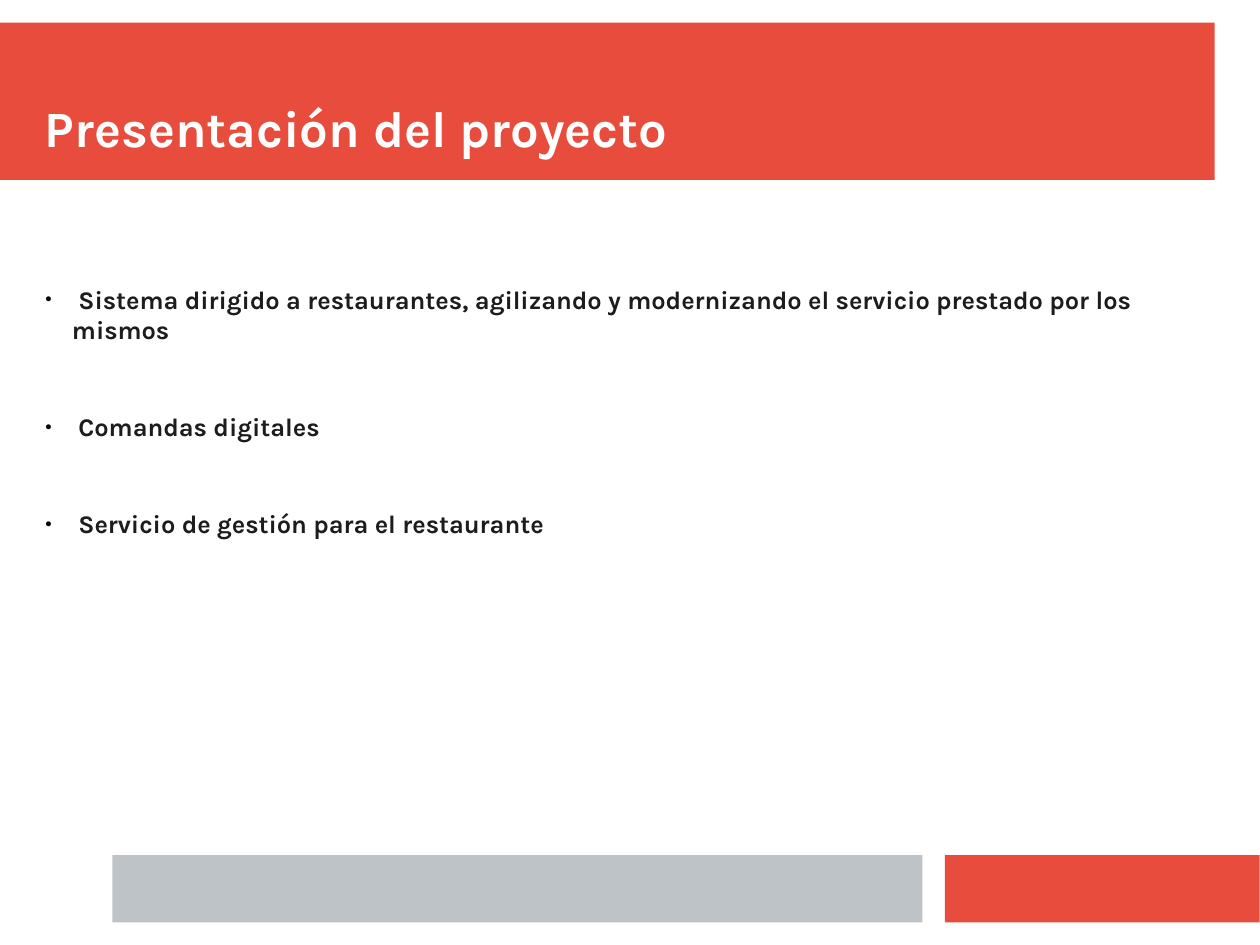
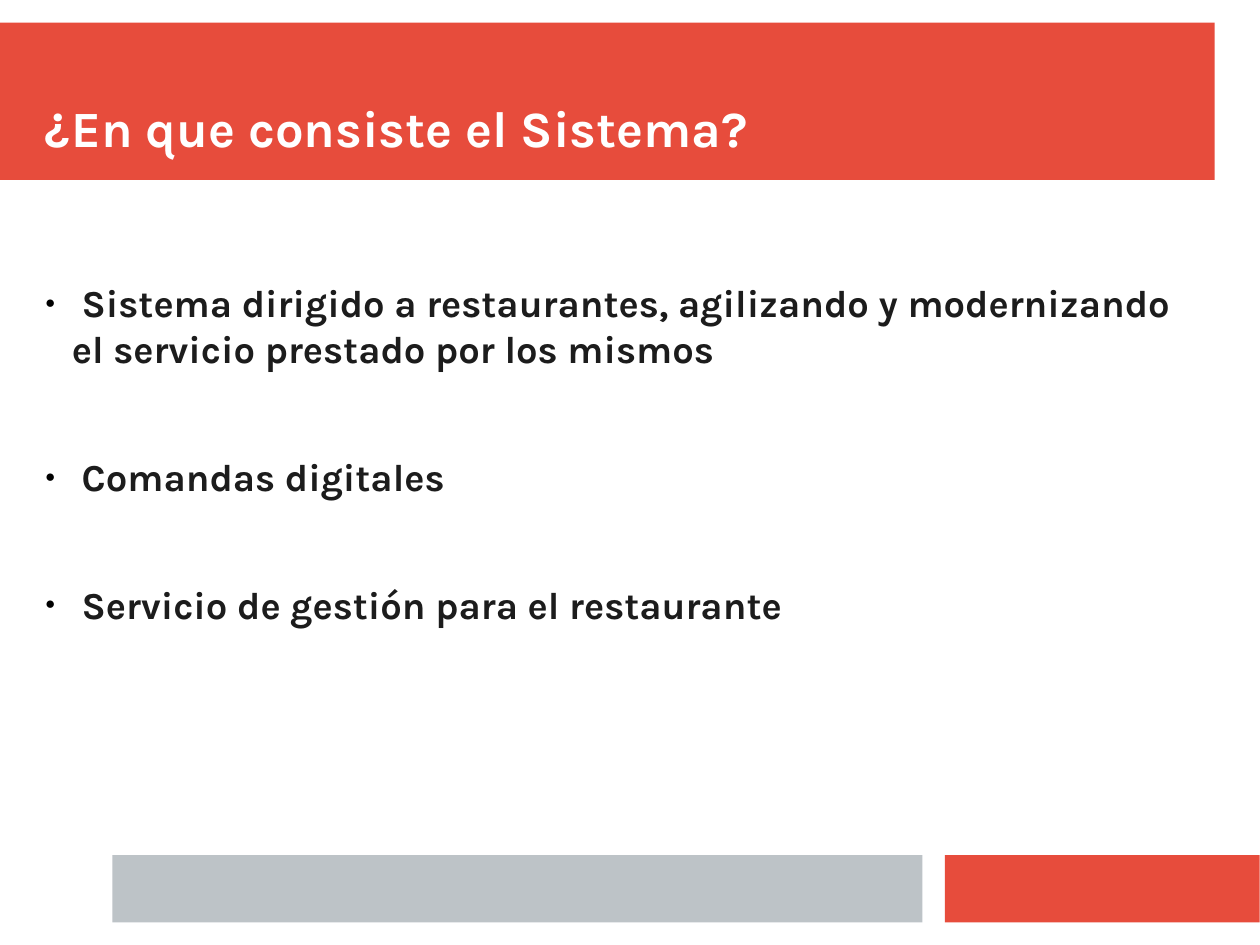
Before and after one commit to Juanba1998/APP-Restaurante, a slide deck: slide 2 of Material/Presentación/Presentacion Final (incompleta).pptx. Drawn at 1260x945 pixels with LibreOffice and Linux fonts; fonts in the diff are those of the drawing. Boxes give left, top, right and bottom in pixels: in the first picture for what was removed or moved away, otherwise in the second. Text is boxed around its words. In the diff, an @@ line names an element or a change of style, - is before the commit and + after.

```diff
--- a/Material/Presentación/Presentacion Final (incompleta).pptx
+++ b/Material/Presentación/Presentacion Final (incompleta).pptx
@@ text at bbox=[45, 111, 748, 159]: text changed @@
-Presentación del proyecto
+¿En que consiste el Sistema?
@@ text "Sistema dirigido a restaurantes, agilizando ..." at bbox=[72, 290, 1170, 629]: size 16 to 24 pt @@
```
Also in this commit, not shown: 10 other slides changed, 6 slides added, 10 slides removed.
